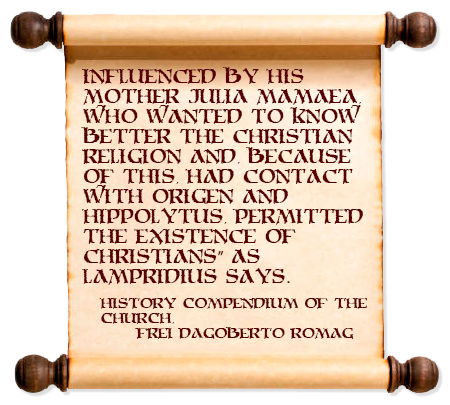
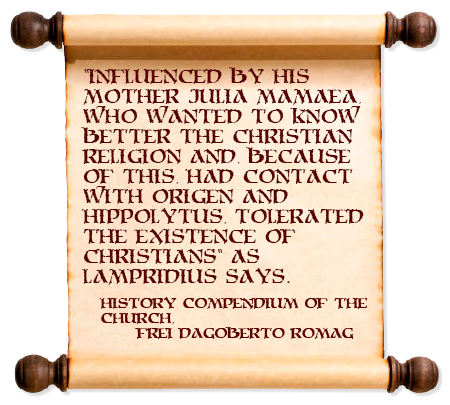
Revision of a layered 450px x 405px image; what changed, layer by layer:
renamed "Influenced by his mother Julia Mamaea, who wanted to know bette" to "'Influenced by his mother Julia Mamaea, who wanted to know bett", painted on it over [82, 67, 364, 284]
